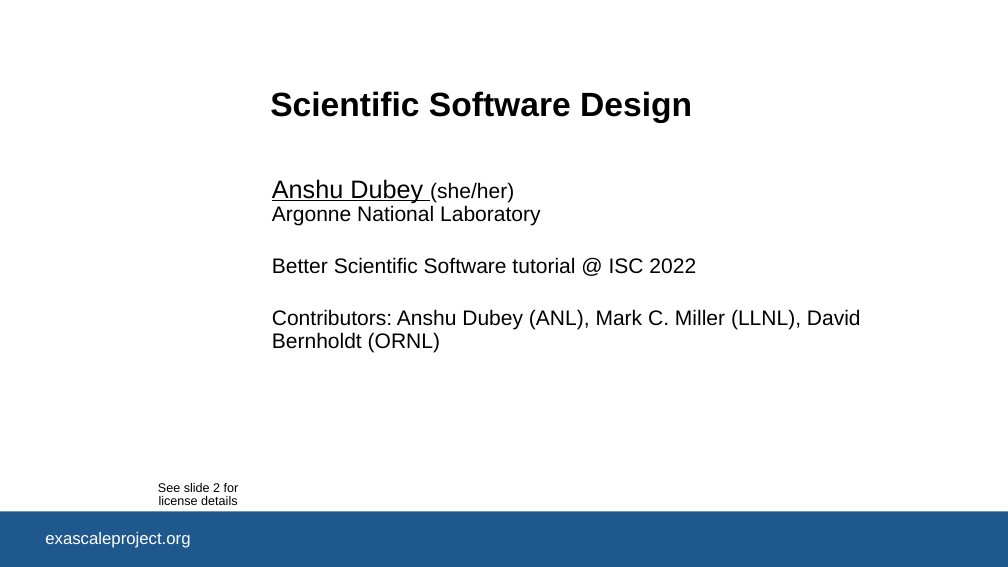
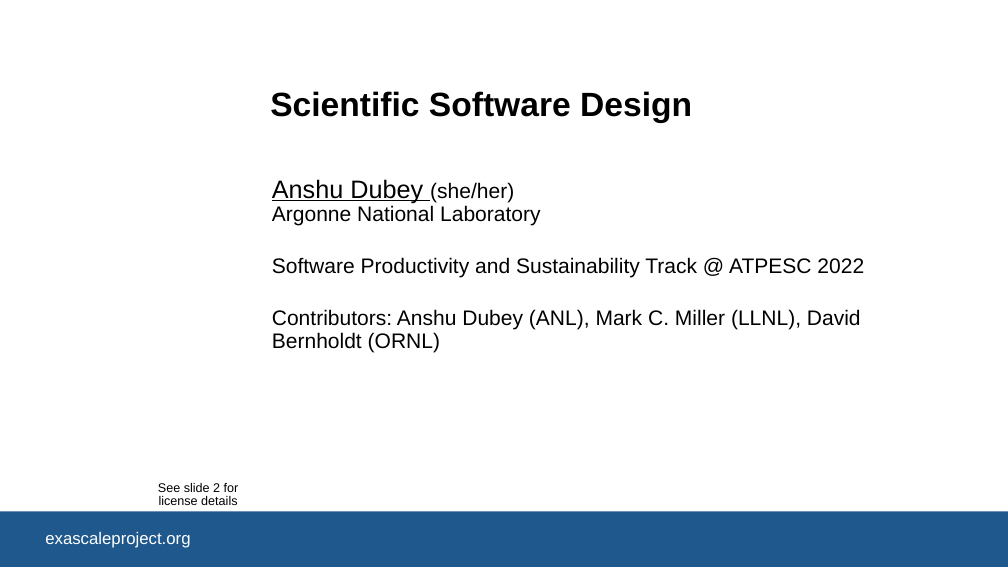
Before and after one commit to bssw-tutorial/presentations, a slide deck: slide 1 of design-a.pptx. Drawn at 1008x567 pixels with LibreOffice and Linux fonts; fonts in the diff are those of the drawing; background and template pictures are left out. Boxes give left, top, right and bottom in pixels: in the first picture for what was removed or moved away, otherwise in the second. Text is boxed around its words. In the diff, an @@ line names an element or a change of style, - is before the commit and + after.

```diff
--- a/design-a.pptx
+++ b/design-a.pptx
@@ subtitle at (272, 257, 864, 278): text changed @@
-Better Scientific Software tutorial @ ISC 2022
+Software Productivity and Sustainability Track @ ATPESC 2022
```
Also in this commit, not shown: 6 other slides changed, 14 slides added, 19 slides removed.
